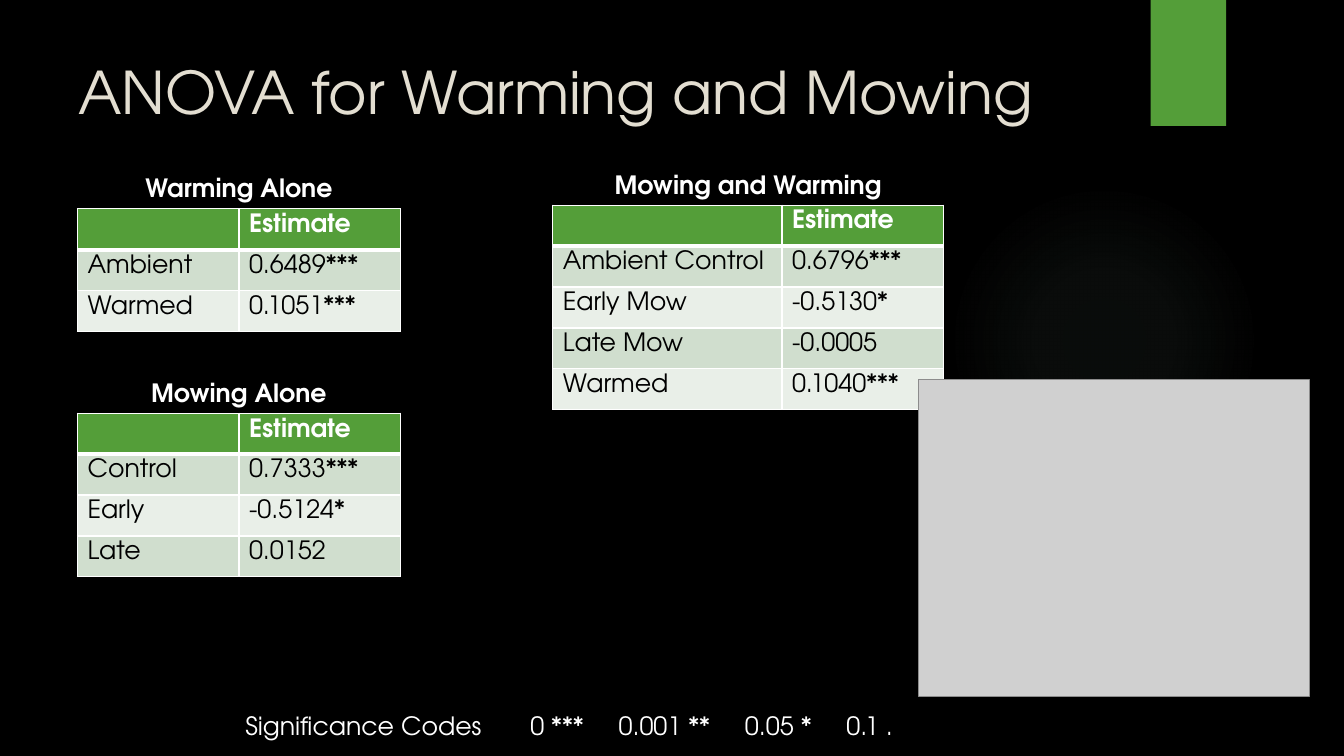
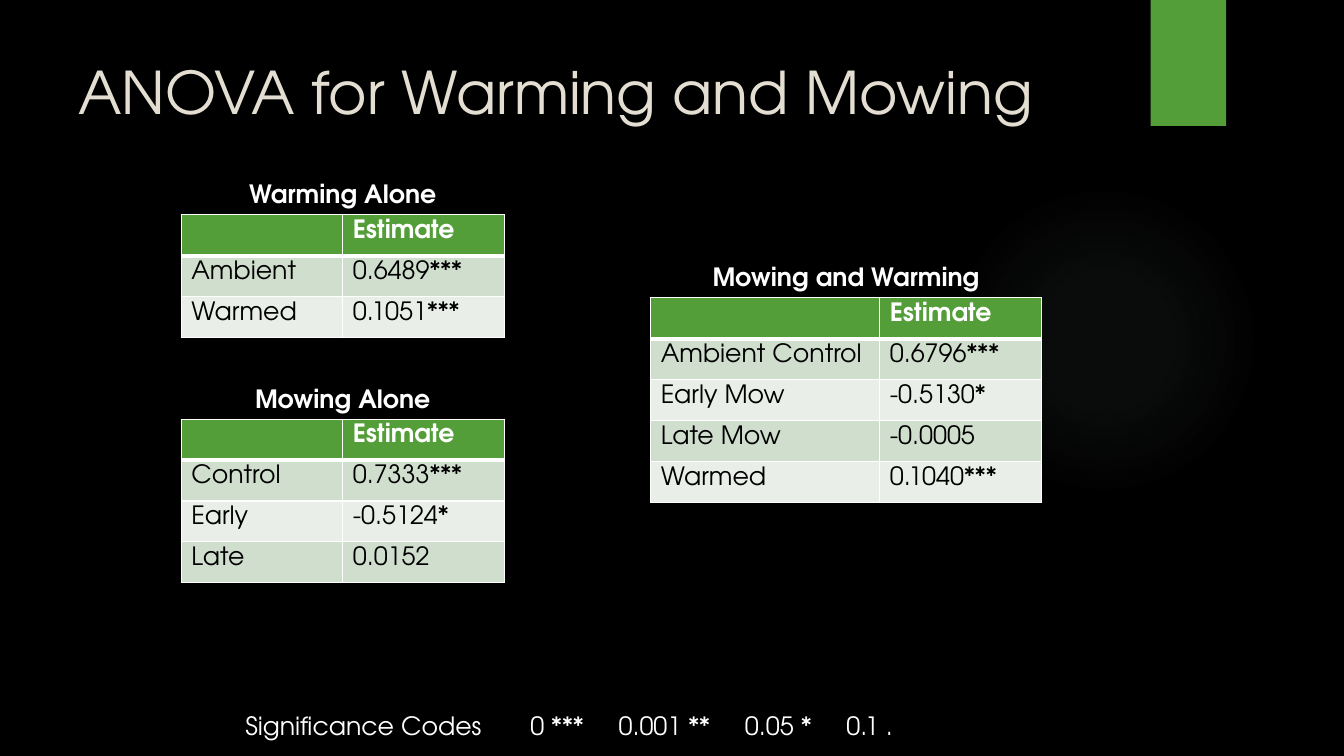
Before and after one commit to TrevorHD/CNSeedDrop, a slide deck: slide 7 of DreesHowerton_STAT501_Presentation.pptx (slide 6 before the commit). Drawn at 1344x756 pixels with LibreOffice and Linux fonts; fonts in the diff are those of the drawing; grey boxes stand for pictures; background and template pictures are left out. Boxes give left, top, right and bottom in pixels: in the first picture for what was removed or moved away, otherwise in the second. Text is boxed around its words. In the diff, an @@ line names an element or a change of style, - is before the commit and + after.

```diff
--- a/DreesHowerton_STAT501_Presentation.pptx
+++ b/DreesHowerton_STAT501_Presentation.pptx
@@ text "Mowing and Warming": place and size @@
-text "Mowing and Warming" at [615, 174, 881, 200]
+text "Mowing and Warming" at [713, 266, 979, 292]
@@ table: place and size @@
-table at [553, 206, 943, 410]
+table at [651, 297, 1042, 502]
@@ 2 tables, 2 texts: place and size @@
-2 tables, 2 texts at [78, 177, 400, 577]
+2 tables, 2 texts at [181, 183, 504, 583]
@@ picture removed at [919, 380, 1310, 697] @@
```
Also in this commit, not shown: 1 other slide changed, 5 slides added, 1 slide removed, 4 other files.
